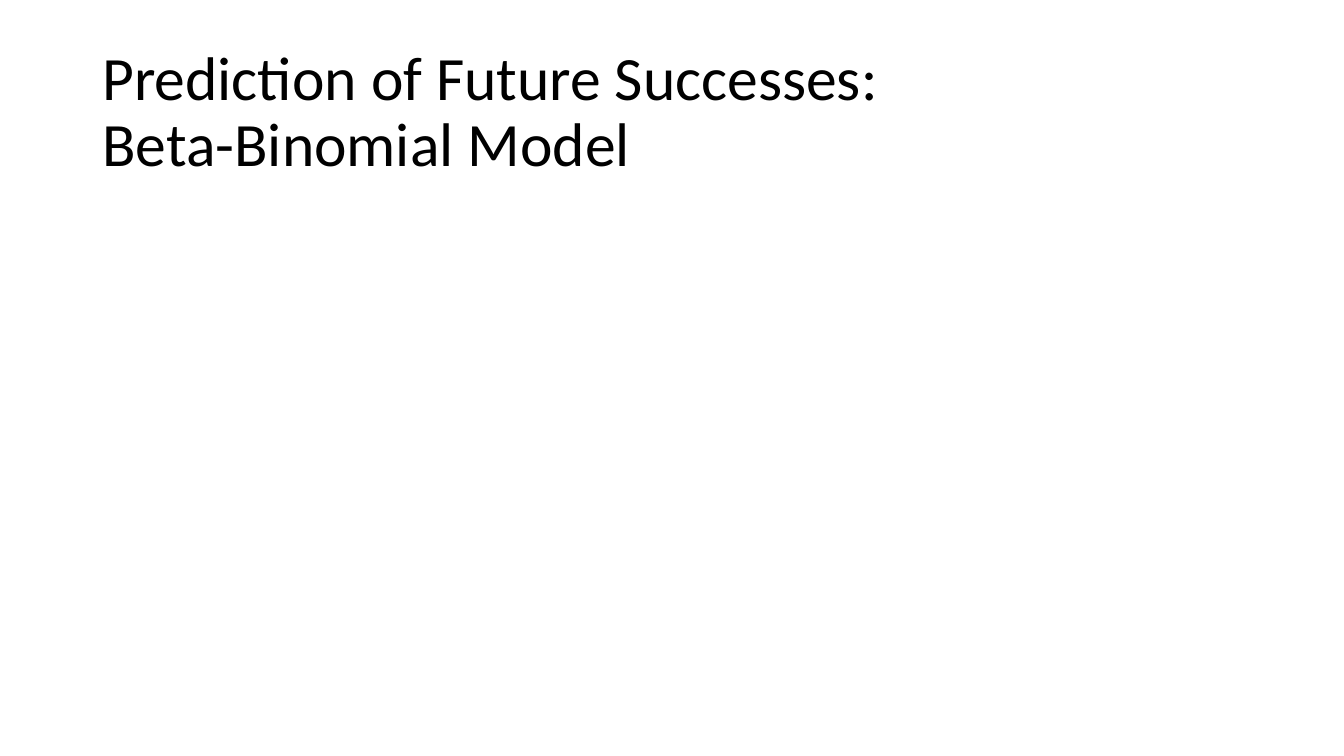
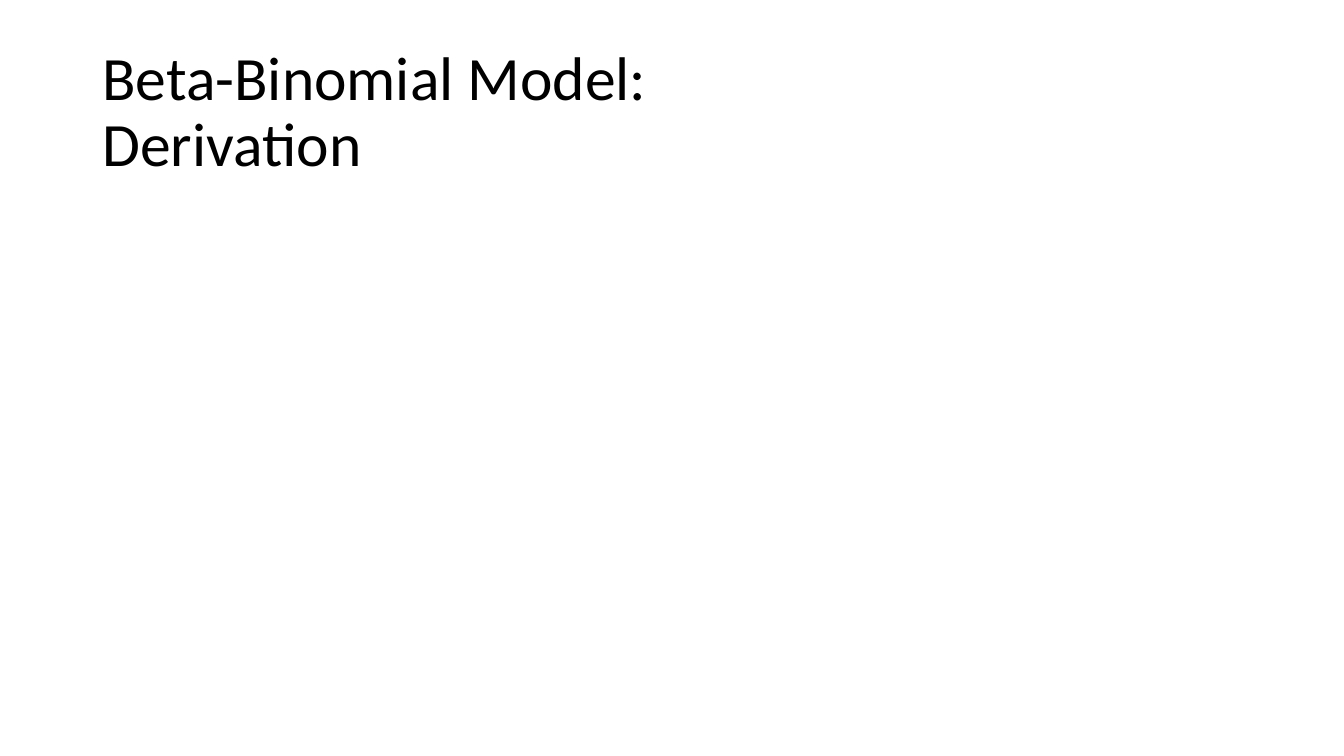
Before and after one commit to vgharris3/predictiveInference, a slide deck: slide 9 of Thesis_Files/ThesisDefense.pptx (slide 8 before the commit). Drawn at 1344x756 pixels with LibreOffice and Linux fonts; fonts in the diff are those of the drawing; grey boxes stand for pictures. Boxes give left, top, right and bottom in pixels: in the first picture for what was removed or moved away, otherwise in the second. Text is boxed around its words. In the diff, an @@ line names an element or a change of style, - is before the commit and + after.

```diff
--- a/Thesis_Files/ThesisDefense.pptx
+++ b/Thesis_Files/ThesisDefense.pptx
@@ title at (x1=102, y1=57, x2=647, y2=167): text changed @@
-Prediction of Future Successes:
-Beta-Binomial Model
+Beta-Binomial Model:
+Derivation
```
Also in this commit, not shown: 10 other slides changed, 14 slides added, 8 other files.
